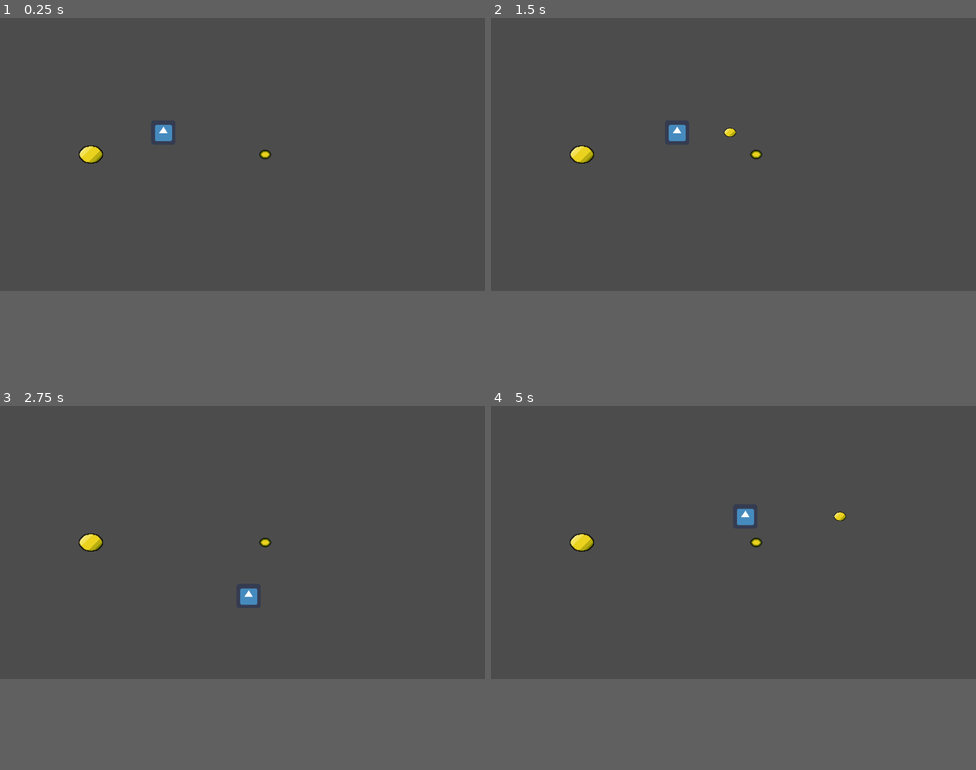
Above: before the commit, frames 1-4 (two rows, left to right).
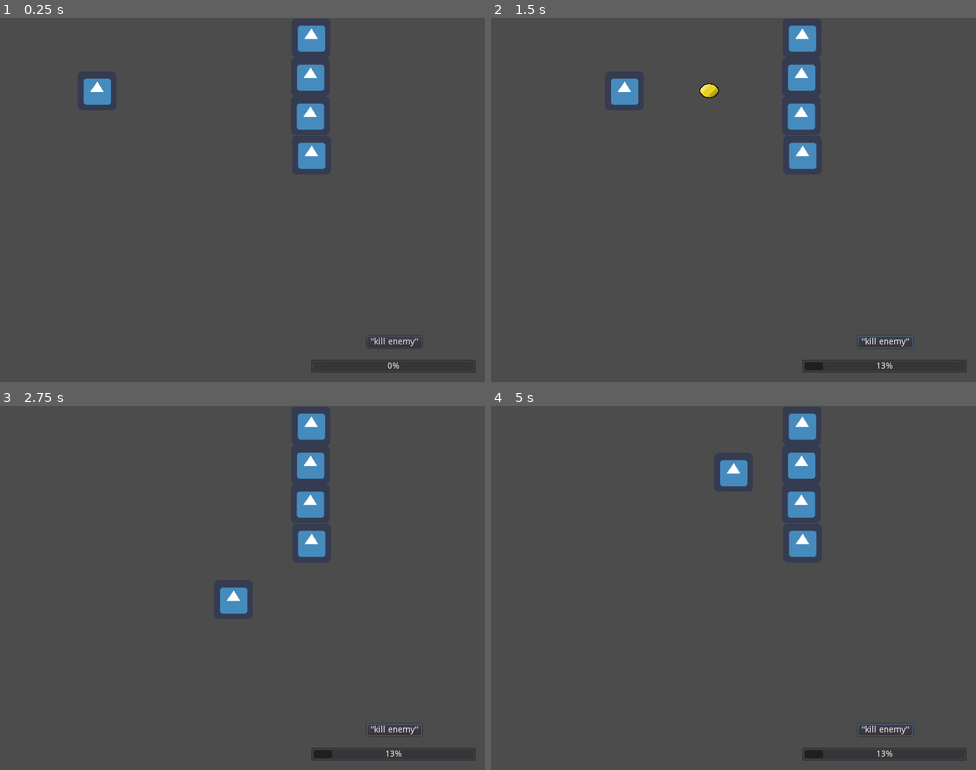
Above: after the commit, the same moments.

Repository: Yerdun/Pathogen
Game: Godot game, scene res://Scenes/Test Scenes/Copy Tester.tscn
Two runs of this game, one before a commit and one after it. Both use one fixed random seed, a clock stepped at 60 frames per second and the inputs below. Before the commit the project starts from res://Scenes/Test Scenes/HitboxTest/HitboxTest.tscn. The engine's default icon, where the game draws it, is replaced by a stand-in: a white triangle on a blue panel in a dark square.
Inputs (mouse positions are in pixels of both pictures, inside the frame that each line leads up to):
- Up to frame 1 (0.25 s): no input
- Up to frame 2 (1.5 s): click (883, 261) at 0.5 s, where only the run after the commit has a clickable "'kill enemy'"; tap Enter at 1.25 s; move the mouse to (840, 141) at 1.27 s; hold Right (ui_right) from 1.28 s (still down); hold Space (shoot) from 1.28 s (still down)
- Up to frame 3 (2.75 s): move the mouse to (145, 555) at 2.02 s; release Right (ui_right) at 2.03 s; release Space (shoot) at 2.03 s; hold Down (ui_down) from 2.03 s (still down); tap Shift (control_focus) at 2.1 s; tap Space (shoot) at 2.3 s
- Up to frame 4 (5 s): move the mouse to (782, 482) at 2.77 s; release Down (ui_down) at 2.78 s; hold Right (ui_right) 2.78-3.53 s; hold B (copy) 2.78-3.53 s; tap Space (shoot) at 3.05, 3.6 s; move the mouse to (709, 595) at 3.52 s; hold Up (ui_up) 3.53-4.28 s; move the mouse to (879, 584) at 4.27 s; hold Left (ui_left) from 4.28 s (still down); hold Space (shoot) from 4.28 s (still down)
In our replay, the window is 800x450 before the commit and 800x600 after it. These sizes can differ from the game's own. Grey fills any space a smaller window leaves; there, only what the larger window draws over its background counts as a difference.

The runs differ from the first frame. In frame 1, 2.7% of the frame differs, in the area x 16-98%, y 2-98%; in frame 2, 3.0%; in frame 3, 2.7%; in frame 4, 2.9%.

Commit message:
Modified file heirarchy Fixed Player.gd, moved Hitbox Test scene

Diff:
--- a/Scenes/Bullet/Basic Functional Bullet/Basic Bullet.tscn
+++ b/Scenes/Bullet/Basic Functional Bullet/Basic Bullet.tscn
@@ -1,6 +1,6 @@
 [gd_scene load_steps=4 format=2]
 
-[ext_resource path="res://Scenes/Bullet/EggBullet/eggbullet.png" type="Texture" id=1]
+[ext_resource path="res://Scenes/Old Scenes/HitboxTest/EggBullet/eggbullet.png" type="Texture" id=1]
 [ext_resource path="res://Scenes/Bullet/Basic Functional Bullet/Basic Bullet.gd" type="Script" id=2]
 
 [sub_resource type="CapsuleShape2D" id=1]
--- a/Scenes/Bullet/Copy Bullet/Copy Bullet.tscn
+++ b/Scenes/Bullet/Copy Bullet/Copy Bullet.tscn
@@ -1,6 +1,6 @@
 [gd_scene load_steps=4 format=2]
 
-[ext_resource path="res://Scenes/Bullet/EggBullet/eggbullet.png" type="Texture" id=1]
+[ext_resource path="res://Scenes/Old Scenes/HitboxTest/EggBullet/eggbullet.png" type="Texture" id=1]
 [ext_resource path="res://Scenes/Bullet/Copy Bullet/Copy Bullet.gd" type="Script" id=2]
 
 [sub_resource type="CapsuleShape2D" id=1]
--- a/Scenes/Bullet/Piercing Bullet/Piercing Bullet.tscn
+++ b/Scenes/Bullet/Piercing Bullet/Piercing Bullet.tscn
@@ -1,6 +1,6 @@
 [gd_scene load_steps=4 format=2]
 
-[ext_resource path="res://Scenes/Bullet/EggBullet/eggbullet.png" type="Texture" id=1]
+[ext_resource path="res://Scenes/Old Scenes/HitboxTest/EggBullet/eggbullet.png" type="Texture" id=1]
 [ext_resource path="res://Scenes/Bullet/Piercing Bullet/Piercing Bullet.gd" type="Script" id=2]
 
 [sub_resource type="CapsuleShape2D" id=1]
--- a/Scenes/Enzo/Player.tscn
+++ b/Scenes/Old Scenes/Enzo/Player.tscn
@@ -1,7 +1,7 @@
 [gd_scene load_steps=4 format=2]
 
-[ext_resource path="res://Scenes/Enzo/bullet.gd" type="Script" id=1]
-[ext_resource path="res://Scenes/Enzo/Sprites/shooter 2.png" type="Texture" id=2]
+[ext_resource path="res://Scenes/Old Scenes/Enzo/bullet.gd" type="Script" id=1]
+[ext_resource path="res://Scenes/Old Scenes/Enzo/Sprites/shooter 2.png" type="Texture" id=2]
 
 [sub_resource type="CircleShape2D" id=1]
 radius = 20.0
--- a/Scenes/Enzo/Test_Scene.tscn
+++ b/Scenes/Old Scenes/Enzo/Test_Scene.tscn
@@ -1,8 +1,8 @@
 [gd_scene load_steps=4 format=2]
 
-[ext_resource path="res://Scenes/Enzo/Player.tscn" type="PackedScene" id=1]
-[ext_resource path="res://Scenes/Enzo/pathogen.tscn" type="PackedScene" id=2]
-[ext_resource path="res://Scenes/Enzo/Sprites/background.png" type="Texture" id=3]
+[ext_resource path="res://Scenes/Old Scenes/Enzo/Player.tscn" type="PackedScene" id=1]
+[ext_resource path="res://Scenes/Old Scenes/Enzo/pathogen.tscn" type="PackedScene" id=2]
+[ext_resource path="res://Scenes/Old Scenes/Enzo/Sprites/background.png" type="Texture" id=3]
 
 [node name="Test_Scene" type="Node2D"]
 
--- a/Scenes/Enzo/pathogen.tscn
+++ b/Scenes/Old Scenes/Enzo/pathogen.tscn
@@ -1,7 +1,7 @@
 [gd_scene load_steps=4 format=2]
 
-[ext_resource path="res://Scenes/Enzo/Sprites/pathogen 1.png" type="Texture" id=1]
-[ext_resource path="res://Scenes/Enzo/pathogen.gd" type="Script" id=2]
+[ext_resource path="res://Scenes/Old Scenes/Enzo/Sprites/pathogen 1.png" type="Texture" id=1]
+[ext_resource path="res://Scenes/Old Scenes/Enzo/pathogen.gd" type="Script" id=2]
 
 [sub_resource type="CircleShape2D" id=1]
 
--- a/Scenes/Bullet/EggBullet/EggBullet.tscn
+++ b/Scenes/Old Scenes/HitboxTest/EggBullet/EggBullet.tscn
@@ -1,7 +1,7 @@
 [gd_scene load_steps=4 format=2]
 
-[ext_resource path="res://Scenes/Bullet/EggBullet/eggbullet.png" type="Texture" id=1]
-[ext_resource path="res://Scenes/Bullet/Bullet.tscn" type="PackedScene" id=2]
+[ext_resource path="res://Scenes/Old Scenes/HitboxTest/EggBullet/eggbullet.png" type="Texture" id=1]
+[ext_resource path="res://Scenes/Old Scenes/HitboxTest/Bullet.tscn" type="PackedScene" id=2]
 
 [sub_resource type="CapsuleShape2D" id=1]
 height = 8.0
--- a/Scenes/Bullet/EggBulletSmall/EggBulletSmall.tscn
+++ b/Scenes/Old Scenes/HitboxTest/EggBulletSmall/EggBulletSmall.tscn
@@ -1,7 +1,7 @@
 [gd_scene load_steps=4 format=2]
 
-[ext_resource path="res://Scenes/Bullet/EggBulletSmall/eggbullet_small.png" type="Texture" id=1]
-[ext_resource path="res://Scenes/Bullet/Bullet.tscn" type="PackedScene" id=2]
+[ext_resource path="res://Scenes/Old Scenes/HitboxTest/EggBulletSmall/eggbullet_small.png" type="Texture" id=1]
+[ext_resource path="res://Scenes/Old Scenes/HitboxTest/Bullet.tscn" type="PackedScene" id=2]
 
 [sub_resource type="CapsuleShape2D" id=1]
 radius = 4.0
--- a/Scenes/Test Scenes/HitboxTest/HitboxTest.tscn
+++ b/Scenes/Old Scenes/HitboxTest/HitboxTest.tscn
@@ -1,8 +1,8 @@
 [gd_scene load_steps=4 format=2]
 
-[ext_resource path="res://Scenes/Bullet/EggBulletSmall/EggBulletSmall.tscn" type="PackedScene" id=1]
-[ext_resource path="res://Scenes/Bullet/EggBullet/EggBullet.tscn" type="PackedScene" id=2]
-[ext_resource path="res://Scenes/Bullet/Player.tscn" type="PackedScene" id=3]
+[ext_resource path="res://Scenes/Old Scenes/HitboxTest/EggBulletSmall/EggBulletSmall.tscn" type="PackedScene" id=1]
+[ext_resource path="res://Scenes/Old Scenes/HitboxTest/EggBullet/EggBullet.tscn" type="PackedScene" id=2]
+[ext_resource path="res://Scenes/Player/Player.tscn" type="PackedScene" id=3]
 
 [node name="Node2D" type="Node2D"]
 
--- a/Scenes/Bullet/Player.tscn
+++ b/Scenes/Player/Player.tscn
@@ -27,6 +27,7 @@
 } ]
 
 [sub_resource type="RectangleShape2D" id=3]
+extents = Vector2( 20, 20 )
 
 [node name="Player" type="Area2D"]
 position = Vector2( 160, 120 )
@@ -36,13 +37,12 @@
 }
 
 [node name="PlayerAnimation" type="AnimatedSprite" parent="."]
-scale = Vector2( 0.5, 0.5 )
 frames = SubResource( 1 )
 
 [node name="FocusAnimation" type="AnimatedSprite" parent="."]
 frames = SubResource( 2 )
 
-[node name="CollisionShape2D" type="CollisionShape2D" parent="."]
+[node name="Hitbox" type="CollisionShape2D" parent="."]
 shape = SubResource( 3 )
 
 [node name="Bullet Control" parent="." instance=ExtResource( 4 )]
--- a/Scenes/Test Scenes/Bullet Tester.tscn
+++ b/Scenes/Test Scenes/Bullet Tester.tscn
@@ -17,9 +17,12 @@
 position = Vector2( 191.57, 323.411 )
 
 [node name="Target Dummy" type="RigidBody2D" parent="."]
-position = Vector2( 838.391, 319.897 )
+position = Vector2( 645.569, 327.313 )
 mode = 1
 gravity_scale = 0.0
+__meta__ = {
+"_edit_group_": true
+}
 
 [node name="Hitbox" type="CollisionShape2D" parent="Target Dummy"]
 shape = SubResource( 1 )
--- a/Scenes/Test Scenes/Copy Tester.tscn
+++ b/Scenes/Test Scenes/Copy Tester.tscn
@@ -1,6 +1,6 @@
 [gd_scene load_steps=9 format=2]
 
-[ext_resource path="res://Scenes/Bullet/Player.tscn" type="PackedScene" id=1]
+[ext_resource path="res://Scenes/Player/Player.tscn" type="PackedScene" id=1]
 [ext_resource path="res://icon.png" type="Texture" id=2]
 [ext_resource path="res://Scenes/Test Scenes/Rapid Dummy.gd" type="Script" id=3]
 [ext_resource path="res://Scenes/Test Scenes/Wide Dummy.gd" type="Script" id=4]
@@ -20,6 +20,9 @@
 position = Vector2( 513.25, 32.5663 )
 gravity_scale = 0.0
 script = ExtResource( 3 )
+__meta__ = {
+"_edit_group_": true
+}
 
 [node name="Hitbox" type="CollisionShape2D" parent="Rapid Dummy"]
 shape = SubResource( 1 )
@@ -31,6 +34,9 @@
 position = Vector2( 511.956, 98.493 )
 gravity_scale = 0.0
 script = ExtResource( 4 )
+__meta__ = {
+"_edit_group_": true
+}
 
 [node name="Hitbox" type="CollisionShape2D" parent="Wide Dummy"]
 shape = SubResource( 1 )
@@ -43,6 +49,9 @@
 position = Vector2( 511.587, 161.102 )
 gravity_scale = 0.0
 script = ExtResource( 5 )
+__meta__ = {
+"_edit_group_": true
+}
 
 [node name="Hitbox" type="CollisionShape2D" parent="Piercing Dummy"]
 shape = SubResource( 1 )
@@ -54,6 +63,9 @@
 position = Vector2( 513.706, 225.729 )
 gravity_scale = 0.0
 script = ExtResource( 7 )
+__meta__ = {
+"_edit_group_": true
+}
 
 [node name="Hitbox" type="CollisionShape2D" parent="Dying Dummy"]
 shape = SubResource( 1 )
@@ -62,19 +74,19 @@
 texture = ExtResource( 2 )
 
 [node name="Charge Bar" type="ProgressBar" parent="."]
-margin_left = 748.0
-margin_top = 18.0
-margin_right = 1020.0
-margin_bottom = 40.0
+margin_left = 513.064
+margin_top = 563.273
+margin_right = 785.064
+margin_bottom = 585.273
 __meta__ = {
 "_edit_use_anchors_": false
 }
 
 [node name="KillButton" type="Button" parent="."]
-margin_left = 840.992
-margin_top = 84.0048
-margin_right = 931.992
-margin_bottom = 104.005
+margin_left = 605.263
+margin_top = 523.715
+margin_right = 696.263
+margin_bottom = 543.715
 text = "\"kill enemy\""
 __meta__ = {
 "_edit_use_anchors_": false
--- a/project.godot
+++ b/project.godot
@@ -11,13 +11,12 @@
 [application]
 
 config/name="Pathogen"
-run/main_scene="res://Scenes/Test Scenes/HitboxTest/HitboxTest.tscn"
+run/main_scene="res://Scenes/Test Scenes/Copy Tester.tscn"
 config/icon="res://icon.png"
 
 [display]
 
-window/size/width=1280
-window/size/height=720
+window/size/width=800
 window/stretch/mode="viewport"
 window/stretch/aspect="keep"
 
@@ -43,11 +42,13 @@
 shoot={
 "deadzone": 0.5,
 "events": [ Object(InputEventKey,"resource_local_to_scene":false,"resource_name":"","device":0,"alt":false,"shift":false,"control":false,"meta":false,"command":false,"pressed":false,"scancode":32,"unicode":0,"echo":false,"script":null)
+, Object(InputEventKey,"resource_local_to_scene":false,"resource_name":"","device":0,"alt":false,"shift":false,"control":false,"meta":false,"command":false,"pressed":false,"scancode":90,"unicode":0,"echo":false,"script":null)
  ]
 }
 copy={
 "deadzone": 0.5,
 "events": [ Object(InputEventKey,"resource_local_to_scene":false,"resource_name":"","device":0,"alt":false,"shift":false,"control":false,"meta":false,"command":false,"pressed":false,"scancode":66,"unicode":0,"echo":false,"script":null)
+, Object(InputEventKey,"resource_local_to_scene":false,"resource_name":"","device":0,"alt":false,"shift":false,"control":false,"meta":false,"command":false,"pressed":false,"scancode":88,"unicode":0,"echo":false,"script":null)
  ]
 }
 
Renamed: Scenes/Enzo/Player.gd -> Scenes/Old Scenes/Enzo/Player.gd
Renamed: Scenes/Enzo/Sprites/background.png -> Scenes/Old Scenes/Enzo/Sprites/background.png
Not shown, changed: Scenes/Old Scenes/Enzo/Sprites/background.png.import
Renamed: Scenes/Enzo/Sprites/pathogen 1.png -> Scenes/Old Scenes/Enzo/Sprites/pathogen 1.png
Not shown, changed: Scenes/Old Scenes/Enzo/Sprites/pathogen 1.png.import
Renamed: Scenes/Enzo/Sprites/shooter 2.png -> Scenes/Old Scenes/Enzo/Sprites/shooter 2.png
Not shown, changed: Scenes/Old Scenes/Enzo/Sprites/shooter 2.png.import
Renamed: Scenes/Enzo/Sprites/shooter.png -> Scenes/Old Scenes/Enzo/Sprites/shooter.png
Not shown, changed: Scenes/Old Scenes/Enzo/Sprites/shooter.png.import
Renamed: Scenes/Enzo/bullet.gd -> Scenes/Old Scenes/Enzo/bullet.gd
Renamed: Scenes/Enzo/pathogen.gd -> Scenes/Old Scenes/Enzo/pathogen.gd
Renamed: Scenes/Bullet/Bullet.tscn -> Scenes/Old Scenes/HitboxTest/Bullet.tscn
(and 5 more such lines)
